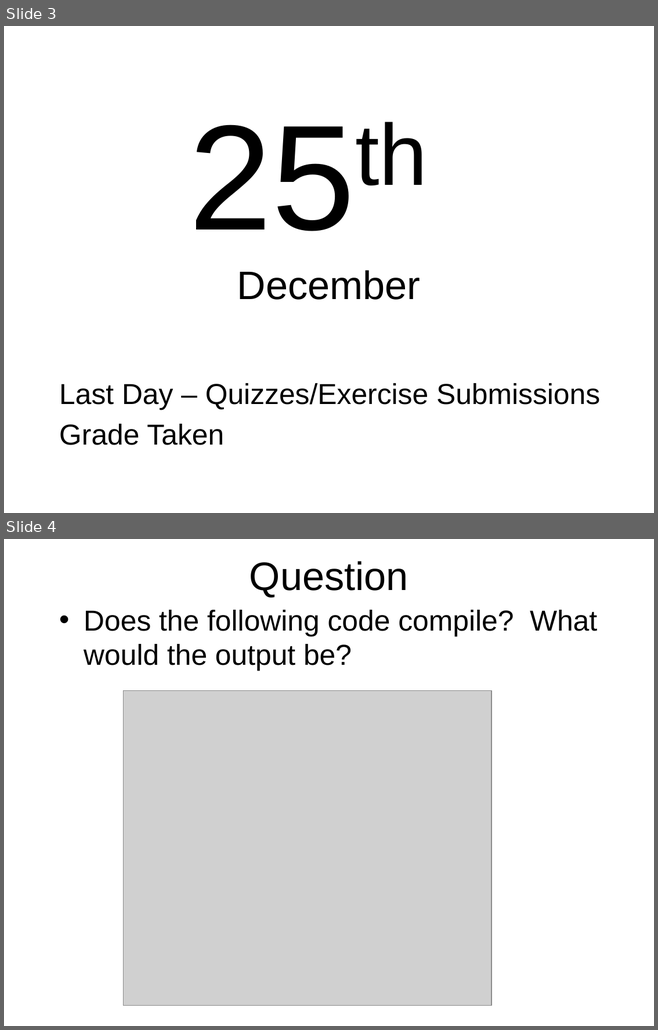
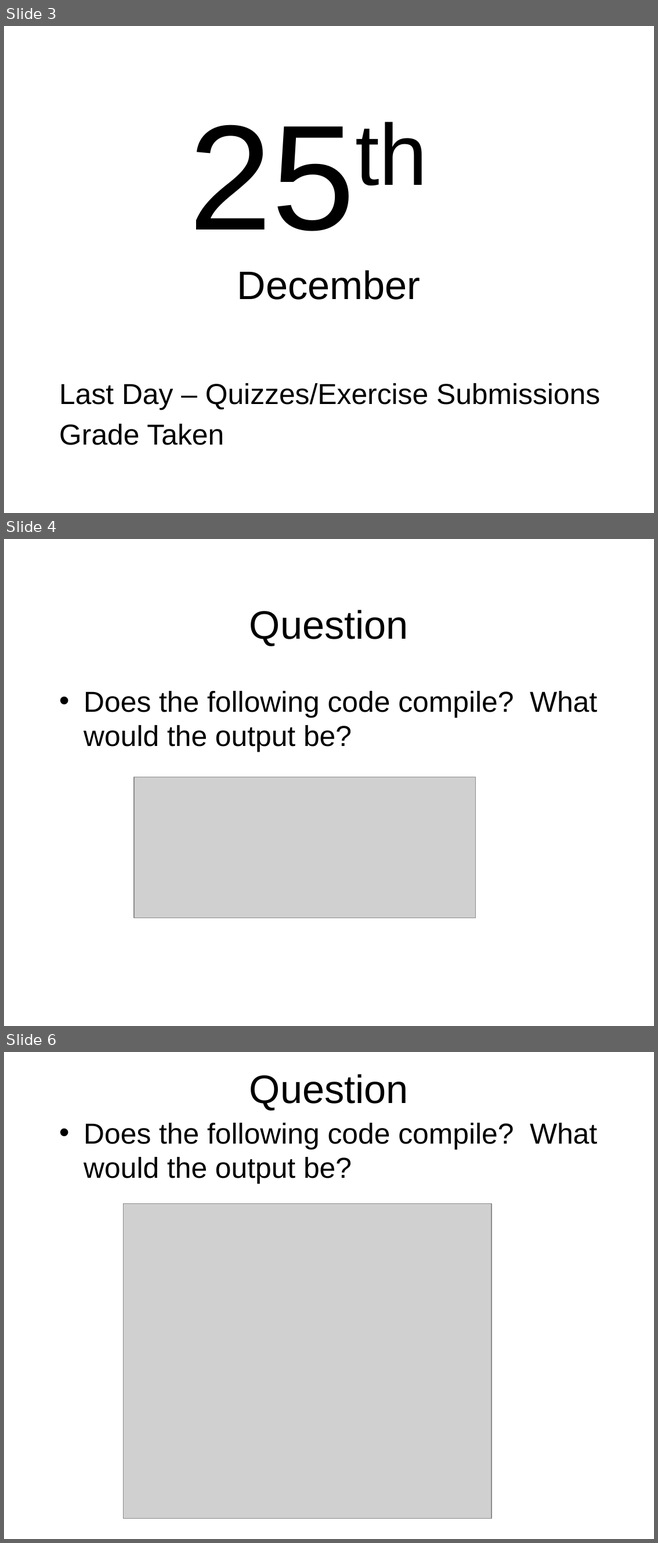
Before and after one commit to octaviordz/zjnu2017.github.io, a slide deck: OOP/lectures/110--Generic.and.Collections.pptx. Shown one above the other, each under a label of ours: slides 3 and 4 before the commit, slides 3, 4 and 6 after it; the slides between them are not shown. The pictures are 658x1030 and 658x1543 pixels, drawn with LibreOffice and Linux fonts; fonts in the diff are those of the drawing; grey boxes stand for pictures. Boxes give left, top, right and bottom in pixels: in the first picture for what was removed or moved away, otherwise in the second. Text is boxed around its words. In the diff, an @@ line names an element or a change of style, - is before the commit and + after.

```diff
--- a/OOP/lectures/110--Generic.and.Collections.pptx
+++ b/OOP/lectures/110--Generic.and.Collections.pptx
@@ slide 4 added at bbox=[4, 539, 654, 1026], background #FFFFFF @@
@@ title added at bbox=[249, 610, 408, 646], 44 pt, text #000000 @@
+Question
@@ text added at bbox=[83, 691, 597, 752], 32 pt, text #000000 @@
+• Does the following code compile? What would the output be?
@@ picture added at bbox=[134, 777, 475, 918] @@
@@ what was slide 4 is now slide 6 @@
```
Also in this commit, not shown: 1 other slide added.
